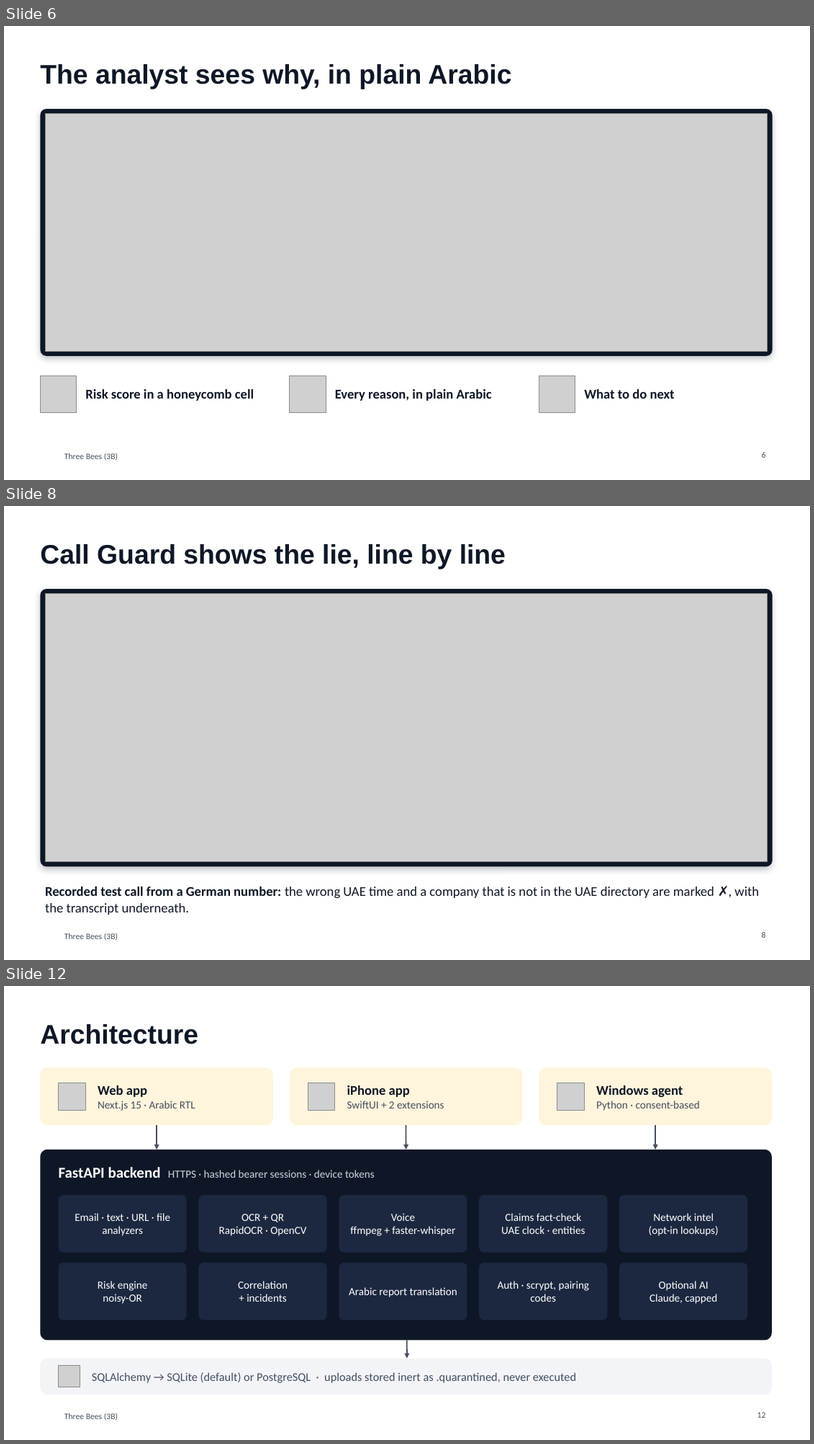
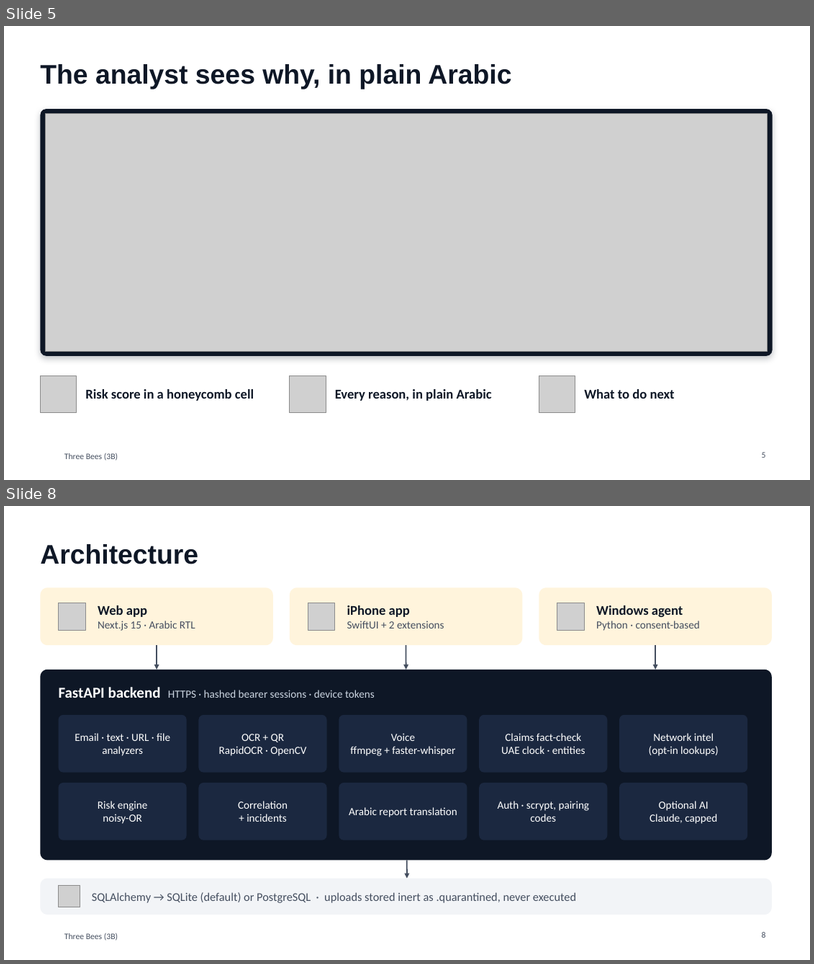
Before and after one commit to Mezx-1/three-bees, a slide deck: docs/presentation/ThreeBees_3B.pptx. Shown one above the other, each under a label of ours: slides 6, 8 and 12 before the commit, slides 5 and 8 after it; the slides between them are not shown. The pictures are 814x1444 and 814x964 pixels, drawn with LibreOffice and Linux fonts; fonts in the diff are those of the drawing; grey boxes stand for pictures; background and template pictures are left out. Boxes give left, top, right and bottom in pixels: in the first picture for what was removed or moved away, otherwise in the second. Text is boxed around its words. In the diff, an @@ line names an element or a change of style, - is before the commit and + after.

```diff
--- a/docs/presentation/ThreeBees_3B.pptx
+++ b/docs/presentation/ThreeBees_3B.pptx
@@ slide 8 removed at (x1=4, y1=506, x2=810, y2=960), background #FFFFFF; not listed: 1 template element that a slide beside it also shows @@
@@ title removed at (x1=40, y1=544, x2=506, y2=569) @@
-Call Guard shows the lie, line by line
@@ rounded rectangle removed at (x1=40, y1=589, x2=773, y2=867) @@
@@ picture removed at (x1=45, y1=594, x2=768, y2=862) @@
@@ text removed at (x1=45, y1=886, x2=759, y2=914) @@
-Recorded test call from a German number: the wrong UAE time and a company that is not in the UAE directory are marked ✗, with the transcript underneath.
@@ page number removed at (x1=762, y1=932, x2=766, y2=937) @@
-8
@@ what was slide 6 is now slide 5 @@
@@ page number at (x1=762, y1=452, x2=766, y2=457): text changed @@
-6
+5
@@ what was slide 12 is now slide 8 @@
@@ page number at (x1=762, y1=932, x2=766, y2=937): text changed @@
-12
+8
```
Also in this commit, not shown: 1 slide changed, 2 slides added, 8 other slides removed.
